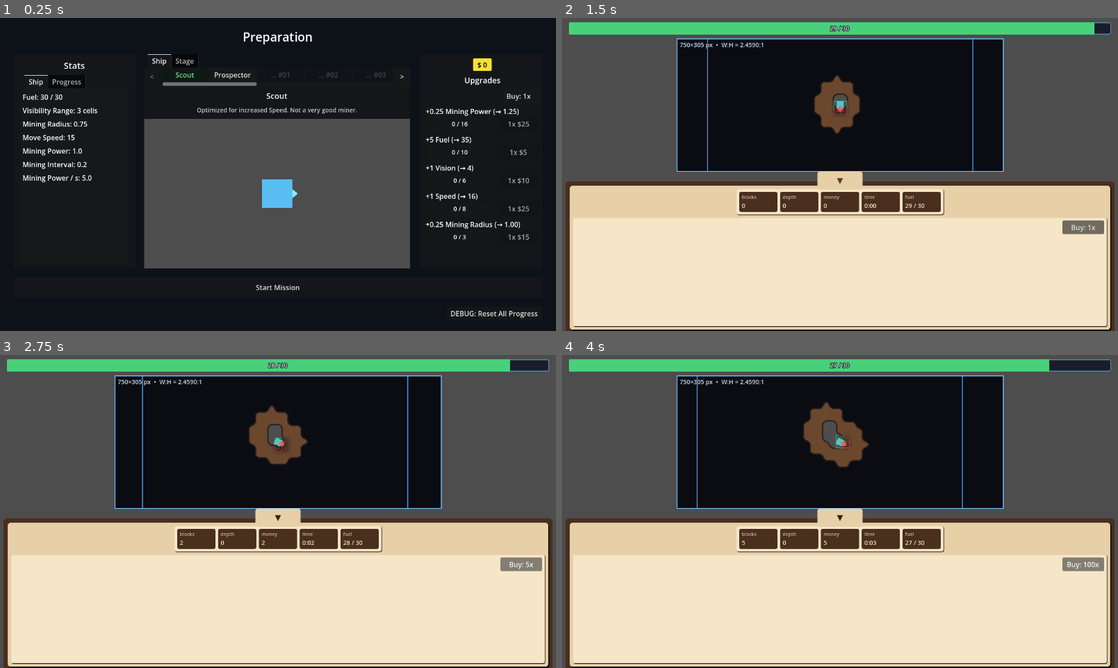
Above: before the commit, frames 1-4 (two rows, left to right).
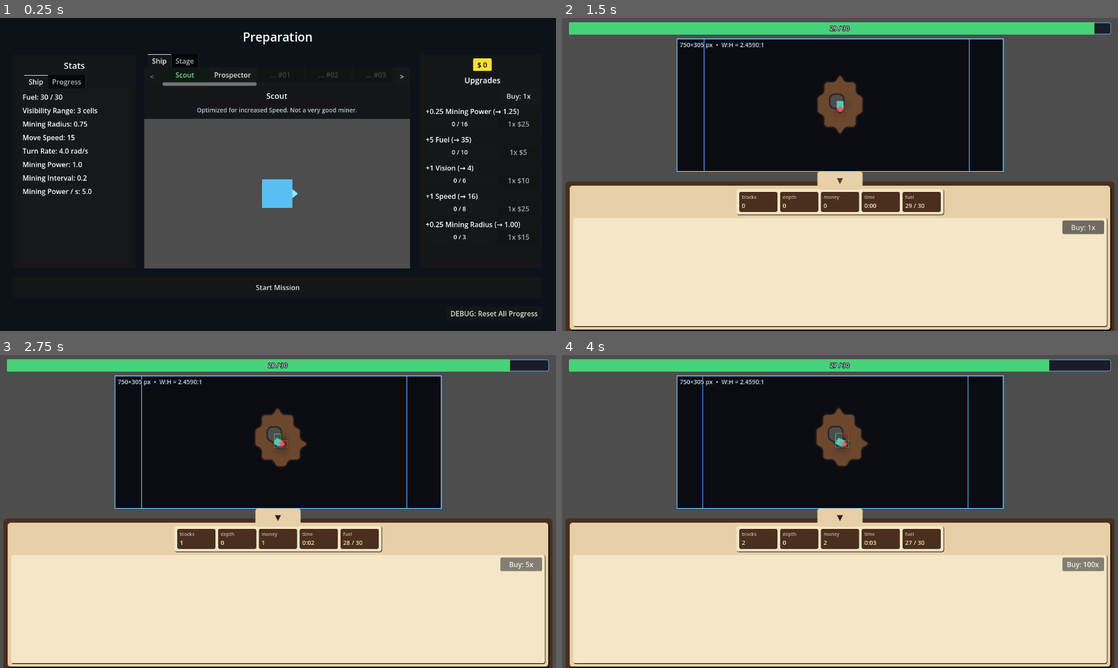
Above: after the commit, the same moments.

Repository: caboyd/blast_game
Game: Godot game, scene res://scenes/prep/Prep.tscn
The game is run twice, just before and just after one commit, with the same random seed, the same clock (stepped at 60 frames per second) and the same inputs.
Inputs:
- Up to frame 1 (0.25 s): no input
- Up to frame 2 (1.5 s): click "Start Mission" at 0.5 s; click "▲" at 1.25 s
- Up to frame 3 (2.75 s): click "Buy: 1x" at 2 s
- Up to frame 4 (4 s): click "Buy: 5x" at 2.75 s; click "Buy: 25x" at 3.5 s

The runs differ from the first frame. In frame 1, 0.4% of the frame differs, in the area x 4-17%, y 41-57%; in frame 2, 0.7%; in frame 3, 0.9%; in frame 4, 1.1%, in the area x 24-74%, y 6-61%.

Commit message:
Enhance ship mechanics and UI for improved gameplay experience
- Added turn rate properties to Prospector and Scout ships for better maneuverability.
- Introduced ShipChainLayout for managing ship follower mechanics in missions and previews.
- Updated UI components in the Prep scene to display turn rate alongside other ship stats.
- Refined ShipData and ShipUpgradeEffect scripts to incorporate turn rate in gameplay mechanics.
- Improved ship spawning logic in Planet1 to support new chain follower functionality.

Diff:
--- a/data/ships/prospector.tres
+++ b/data/ships/prospector.tres
@@ -42,6 +42,7 @@
 prep_sort_index = 1
 description = "Specialized for prospecting more value from blocks"
 unlock_requirement_text = "Max all Scout upgrades to unlock"
+turn_rate_rad_s = 3.0
 fuel_drain_per_second = 2.0
 ship_scene = ExtResource("4_sc")
 unlock_after_ship_all_upgrades_maxed = &"scout"
--- a/data/ships/scout.tres
+++ b/data/ships/scout.tres
@@ -77,5 +77,6 @@
 display_name = "Scout"
 description = "Optimized for increased Speed. Not a very good miner."
 move_speed_px_s = 15.0
+turn_rate_rad_s = 4.0
 ship_scene = ExtResource("4_scene")
 upgrades = Array[ExtResource("3_jr27e")]([SubResource("up_mp"), SubResource("up_ft"), SubResource("up_vis"), SubResource("up_sp"), SubResource("up_dr")])
--- a/project.godot
+++ b/project.godot
@@ -21,6 +21,7 @@
 [autoload]
 
 GameSession="*res://scripts/systems/GameSession.gd"
+ShipChainLayout="*res://scripts/systems/ShipChainLayout.gd"
 ShipDataRegistry="*res://scripts/systems/ShipDataRegistry.gd"
 UpgradeBus="*res://scripts/systems/UpgradeBus.gd"
 GameStatistics="*res://scripts/stats/GameStatistics.gd"
--- a/scenes/prep/Prep.tscn
+++ b/scenes/prep/Prep.tscn
@@ -130,6 +130,12 @@
 layout_mode = 2
 theme_override_font_sizes/font_size = 16
 text = "Move Speed: 8"
+autowrap_mode = 3
+
+[node name="TurnRateLabel" type="Label" parent="Margin/RootVBox/Row/PreviewCol/StatsPanel/StatsMargin/StatsOuter/StatsTabs/Ship/ShipVBox" unique_id=2100567050]
+layout_mode = 2
+theme_override_font_sizes/font_size = 16
+text = "Turn Rate: 9.0 rad/s"
 autowrap_mode = 3
 
 [node name="MiningPowerLabel" type="Label" parent="Margin/RootVBox/Row/PreviewCol/StatsPanel/StatsMargin/StatsOuter/StatsTabs/Ship/ShipVBox" unique_id=1560011577]
--- a/scripts/data/ShipData.gd
+++ b/scripts/data/ShipData.gd
@@ -9,6 +9,8 @@
 ## Prep line under description when locked. Shown verbatim; omit or leave empty → registry may infer from unlock chain.
 @export_multiline var unlock_requirement_text: String = ""
 @export var move_speed_px_s: float = 8.0
+## Max rotation speed toward cursor (radians per second).
+@export var turn_rate_rad_s: float = 9.0
 @export var vision_radius_cells: int = 3
 @export var mine_damage_per_tick: float = 1.0
 @export var mine_interval_s: float = 0.2
@@ -29,6 +31,8 @@
 			return float(vision_radius_cells)
 		"move_speed_px_s":
 			return move_speed_px_s
+		"turn_rate_rad_s":
+			return turn_rate_rad_s
 		"fuel_max":
 			return fuel_max_base
 		"drill_range_bonus_game_px":
--- a/scripts/data/ShipUpgradeEffect.gd
+++ b/scripts/data/ShipUpgradeEffect.gd
@@ -7,6 +7,7 @@
 	"mine_damage_per_tick",
 	"vision_radius_cells",
 	"move_speed_px_s",
+	"turn_rate_rad_s",
 	"fuel_max",
 	"drill_range_bonus_game_px",
 	"money_double_chance"
--- a/scripts/planets/Planet1.gd
+++ b/scripts/planets/Planet1.gd
@@ -1,4 +1,12 @@
 extends Control
+
+class _ShipChainFollowerTick extends Node:
+	var host: Node
+
+	func _physics_process(delta: float) -> void:
+		if host != null:
+			host.call(&"update_mission_ship_chain_followers", delta)
+
 
 ## Pixels at bottom of window reserved for `BottomHUD`; 2D gameplay only uses area above.
 const HUD_RESERVE_PX: int = 200
@@ -12,6 +20,21 @@
 @onready var _mining_world: MiningWorld = %MiningWorld
 @onready var _ship_spawn: Node2D = %ShipSpawn
 var _ship: Node2D
+var _ship_chain_followers: Array[ShipBase] = []
+## Older positions first; tail segments sample arc length backward from live head along this polyline.
+var _ship_chain_path: Array[Vector2] = []
+var _ship_chain_follow_tick: _ShipChainFollowerTick
+
+const _MISSION_SHIP_CHAIN_FOLLOW_LERP := 16.0
+const _MISSION_SHIP_CHAIN_PATH_MAX_POINTS := 4096
+const _MISSION_SHIP_CHAIN_PATH_MIN_DIST_SQ := 1.0
+const _MISSION_SHIP_CHAIN_PATH_TANGENT_DELTA_PX := 6.0
+## Max rotation speed (rad/s) for the first chained ship; each further link is multiplied by `_MISSION_SHIP_CHAIN_TURN_RATE_LINK_FACTOR`.
+const _MISSION_SHIP_CHAIN_TAIL_TURN_RATE_RAD_S := 5.5
+## Per chain index: turn_rate *= factor^index (e.g. 0.7 → each segment turns 70% as fast as the one in front).
+const _MISSION_SHIP_CHAIN_TURN_RATE_LINK_FACTOR := 0.68
+## Floor so the last segments still steer (set 0 to allow arbitrarily slow tails).
+const _MISSION_SHIP_CHAIN_TAIL_TURN_RATE_MIN_RAD_S := 0.35
 @onready var _viewport_info: Label = %ViewportInfo
 @onready var _game_camera: Camera2D = %GameCamera2D
 @onready var _subviewport_container: SubViewportContainer = $GameplayBlock/AspectRatioContainer/ViewportFrame/SubViewportContainer
@@ -33,6 +56,7 @@
 		# Hull origin at the middle of chunk (0,0) in grid/world space.
 		var spawn_world: Vector2 = MiningWorld.get_chunk_center_world(Vector2i.ZERO)
 		_ship.position = spawn_world
+		_layout_mission_ship_chain_followers_from_head()
 		_mining_world.stamp_dirt_chebyshev_from_world(spawn_world, 4)
 		_ship.carve_hull_terrain_on_spawn()
 	if _ship and not _ship.out_of_fuel.is_connected(_on_ship_out_of_fuel):
@@ -56,6 +80,8 @@
 func _spawn_mission_ship() -> void:
 	if _ship_spawn == null:
 		return
+	_ship_chain_followers.clear()
+	_ship_chain_path.clear()
 	for c in _ship_spawn.get_children():
 		c.queue_free()
 	_ship = null
@@ -71,8 +97,114 @@
 	if _ship == null or not _ship.has_method("carve_hull_terrain_on_spawn"):
 		push_error("Planet1: ship_scene root must extend ShipBase")
 		return
+	if _ship is Node:
+		_ship.process_physics_priority = 1
 	_ship.position = Vector2.ZERO
 	_ship_spawn.add_child(_ship)
+	var chain: Array[StringName] = ShipDataRegistry.get_mission_ship_chain_chain_ship_ids()
+	for i in range(1, chain.size()):
+		var sid: StringName = chain[i]
+		var sdata: Resource = ShipDataRegistry.get_ship_data(sid)
+		if sdata == null:
+			continue
+		var tps: Variant = sdata.get("ship_scene")
+		if tps == null or not (tps is PackedScene):
+			continue
+		var tail: ShipBase = (tps as PackedScene).instantiate() as ShipBase
+		if tail == null:
+			continue
+		tail.follower_visual_only = true
+		tail.scale = Vector2.ONE * ShipChainLayout.FOLLOWER_SCALE
+		_ship_spawn.add_child(tail)
+		_ship_chain_followers.append(tail)
+	_ship_chain_follow_tick = _ShipChainFollowerTick.new()
+	_ship_chain_follow_tick.name = "ShipChainFollowerTick"
+	_ship_chain_follow_tick.host = self
+	_ship_chain_follow_tick.process_physics_priority = 0
+	_ship_spawn.add_child(_ship_chain_follow_tick)
+
+
+func _layout_mission_ship_chain_followers_from_head() -> void:
+	if _ship == null:
+		return
+	_ship_chain_path.clear()
+	_ship_chain_path.append(_ship.global_position)
+	var prev: Node2D = _ship
+	for tail in _ship_chain_followers:
+		var back: Vector2 = -prev.global_transform.x.normalized()
+		tail.global_position = prev.global_position + back * ShipChainLayout.SEGMENT_SPACING_PX
+		tail.rotation = prev.rotation
+		prev = tail
+
+
+func _mission_ship_chain_record_head_sample() -> void:
+	if _ship == null:
+		return
+	var p: Vector2 = _ship.global_position
+	if _ship_chain_path.is_empty():
+		_ship_chain_path.append(p)
+		return
+	if p.distance_squared_to(_ship_chain_path[_ship_chain_path.size() - 1]) < _MISSION_SHIP_CHAIN_PATH_MIN_DIST_SQ:
+		return
+	_ship_chain_path.append(p)
+	while _ship_chain_path.size() > _MISSION_SHIP_CHAIN_PATH_MAX_POINTS:
+		_ship_chain_path.pop_front()
+
+
+func _mission_ship_chain_point_at_distance_back_from_tip(dist: float) -> Vector2:
+	if _ship == null:
+		return Vector2.ZERO
+	var tip: Vector2 = _ship.global_position
+	if dist <= 0.0:
+		return tip
+	var remaining: float = dist
+	var prev: Vector2 = tip
+	var idx: int = _ship_chain_path.size() - 1
+	while idx >= 0:
+		var cur: Vector2 = _ship_chain_path[idx]
+		var seg_len: float = prev.distance_to(cur)
+		if seg_len < 1e-5:
+			prev = cur
+			idx -= 1
+			continue
+		if remaining <= seg_len:
+			return prev.lerp(cur, remaining / seg_len)
+		remaining -= seg_len
+		prev = cur
+		idx -= 1
+	return prev
+
+
+func _mission_ship_chain_path_tangent_toward_head(dist_along_path: float) -> Vector2:
+	var p_here: Vector2 = _mission_ship_chain_point_at_distance_back_from_tip(dist_along_path)
+	var p_closer: Vector2 = _mission_ship_chain_point_at_distance_back_from_tip(
+		maxf(dist_along_path - _MISSION_SHIP_CHAIN_PATH_TANGENT_DELTA_PX, 0.0)
+	)
+	return p_closer - p_here
+
+
+func update_mission_ship_chain_followers(delta: float) -> void:
+	if _ship == null or _ship_chain_followers.is_empty():
+		return
+	_mission_ship_chain_record_head_sample()
+	var t: float = clampf(_MISSION_SHIP_CHAIN_FOLLOW_LERP * delta, 0.0, 1.0)
+	var chain_i: int = 0
+	for tail in _ship_chain_followers:
+		var dist_along: float = ShipChainLayout.SEGMENT_SPACING_PX * float(chain_i + 1)
+		var target_pos: Vector2 = _mission_ship_chain_point_at_distance_back_from_tip(dist_along)
+		tail.global_position = tail.global_position.lerp(target_pos, t)
+		var tang: Vector2 = _mission_ship_chain_path_tangent_toward_head(dist_along)
+		if tang.length_squared() <= 0.25:
+			tang = target_pos - tail.global_position
+		if tang.length_squared() > 0.25:
+			var target_rot: float = tang.angle()
+			var turn_cap: float = (
+				_MISSION_SHIP_CHAIN_TAIL_TURN_RATE_RAD_S
+				* pow(_MISSION_SHIP_CHAIN_TURN_RATE_LINK_FACTOR, float(chain_i))
+			)
+			turn_cap = maxf(turn_cap, _MISSION_SHIP_CHAIN_TAIL_TURN_RATE_MIN_RAD_S)
+			tail.rotation = rotate_toward(tail.rotation, target_rot, turn_cap * delta)
+		chain_i += 1
 
 
 func _on_ship_out_of_fuel() -> void:
--- a/scripts/prep/Prep.gd
+++ b/scripts/prep/Prep.gd
@@ -19,6 +19,7 @@
 @onready var _visibility_range_label: Label = $"Margin/RootVBox/Row/PreviewCol/StatsPanel/StatsMargin/StatsOuter/StatsTabs/Ship/ShipVBox/VisibilityRangeLabel"
 @onready var _mining_radius_label: Label = $"Margin/RootVBox/Row/PreviewCol/StatsPanel/StatsMargin/StatsOuter/StatsTabs/Ship/ShipVBox/MiningRadiusLabel"
 @onready var _move_speed_label: Label = $"Margin/RootVBox/Row/PreviewCol/StatsPanel/StatsMargin/StatsOuter/StatsTabs/Ship/ShipVBox/MoveSpeedLabel"
+@onready var _turn_rate_label: Label = $"Margin/RootVBox/Row/PreviewCol/StatsPanel/StatsMargin/StatsOuter/StatsTabs/Ship/ShipVBox/TurnRateLabel"
 @onready var _mining_power_label: Label = $"Margin/RootVBox/Row/PreviewCol/StatsPanel/StatsMargin/StatsOuter/StatsTabs/Ship/ShipVBox/MiningPowerLabel"
 @onready var _mining_interval_label: Label = $"Margin/RootVBox/Row/PreviewCol/StatsPanel/StatsMargin/StatsOuter/StatsTabs/Ship/ShipVBox/MiningIntervalLabel"
 @onready var _mining_power_per_sec_label: Label = $"Margin/RootVBox/Row/PreviewCol/StatsPanel/StatsMargin/StatsOuter/StatsTabs/Ship/ShipVBox/MiningPowerPerSecLabel"
@@ -111,20 +112,65 @@
 		_world.remove_child(c)
 		c.free()
 	_preview_ship = null
-	var sd: Resource = ShipDataRegistry.get_active()
-	if sd == null:
-		return
-	var ps: Variant = sd.get("ship_scene")
-	if ps == null or not (ps is PackedScene):
+	var chain: Array[StringName] = ShipDataRegistry.get_mission_ship_chain_chain_ship_ids()
+	if chain.is_empty():
+		return
+	var head_sd: Resource = ShipDataRegistry.get_ship_data(chain[0])
+	if head_sd == null:
+		return
+	var head_ps: Variant = head_sd.get("ship_scene")
+	if head_ps == null or not (head_ps is PackedScene):
 		push_error("Prep: active ShipData missing ship_scene")
 		return
-	_preview_ship = (ps as PackedScene).instantiate() as Node2D
+	_preview_ship = (head_ps as PackedScene).instantiate() as Node2D
 	if _preview_ship == null or not _preview_ship.has_method("get_effective_mine_damage_per_tick"):
 		push_error("Prep: ship_scene must extend ShipBase")
+		if _preview_ship != null:
+			_preview_ship.queue_free()
+		_preview_ship = null
 		return
 	_world.add_child(_preview_ship)
+	_preview_ship.scale = _PREVIEW_SCALE
 	_preview_ship.position = _PREVIEW_POS
-	_preview_ship.scale = _PREVIEW_SCALE
+	_preview_ship.rotation = 0.0
+	for i in range(1, chain.size()):
+		var sid: StringName = chain[i]
+		var sd: Resource = ShipDataRegistry.get_ship_data(sid)
+		if sd == null:
+			continue
+		var ps: Variant = sd.get("ship_scene")
+		if ps == null or not (ps is PackedScene):
+			continue
+		var node: Node2D = (ps as PackedScene).instantiate() as Node2D
+		if node == null or not node.has_method("get_effective_mine_damage_per_tick"):
+			if node != null:
+				node.queue_free()
+			continue
+		if node is ShipBase:
+			(node as ShipBase).follower_visual_only = true
+		node.scale = Vector2.ONE * _PREVIEW_SCALE * ShipChainLayout.FOLLOWER_SCALE
+		_world.add_child(node)
+	_layout_preview_ship_chain()
+
+
+func _layout_preview_ship_chain() -> void:
+	if _world == null or _preview_ship == null:
+		return
+	var ch := _world.get_children()
+	if ch.size() < 2:
+		return
+	var prev_nd: Node2D = ch[0] as Node2D
+	if prev_nd == null:
+		return
+	var step: float = ShipChainLayout.SEGMENT_SPACING_PX * _PREVIEW_SCALE.x
+	for j in range(1, ch.size()):
+		var tail_nd: Node2D = ch[j] as Node2D
+		if tail_nd == null:
+			continue
+		var back: Vector2 = -prev_nd.global_transform.x.normalized()
+		tail_nd.global_position = prev_nd.global_position + back * step
+		tail_nd.rotation = prev_nd.rotation
+		prev_nd = tail_nd
 
 
 func _on_ship_tab_changed(tab: int) -> void:
@@ -155,6 +201,8 @@
 
 func _on_upgrade_purchased(_id: StringName, _new_level: int) -> void:
 	_refresh_all()
+	# Unlock chain can grow (e.g. new ship); refresh ship chain without requiring re-select.
+	_rebuild_preview_ship()
 
 
 func _on_shop_purchase(upgrade_id: StringName) -> void:
@@ -339,6 +387,8 @@
 		_mining_radius_label.text = "Mining Radius: %.2f" % r_rel
 	if _move_speed_label:
 		_move_speed_label.text = "Move Speed: %d" % int(roundf(ship_preview.get_effective_move_speed_px_s()))
+	if _turn_rate_label:
+		_turn_rate_label.text = "Turn Rate: %.1f rad/s" % ship_preview.get_effective_turn_rate_rad_s()
 	if _mining_power_label:
 		_mining_power_label.text = "Mining Power: %.1f" % ship_preview.get_effective_mine_damage_per_tick()
 	if _mining_interval_label:
@@ -530,7 +580,7 @@
 	match String(st):
 		"mine_damage_per_tick", "drill_range_bonus_game_px":
 			return 2
-		"money_double_chance":
+		"money_double_chance", "turn_rate_rad_s":
 			return 1
 		_:
 			return 0
--- a/scripts/ships/ShipBase.gd
+++ b/scripts/ships/ShipBase.gd
@@ -10,6 +10,7 @@
 var _drill_shape: CollisionShape2D
 
 @export var move_speed_px_s: float = 8.0
+@export var turn_rate_rad_s: float = 9.0
 @export var vision_radius_cells: int = 3
 @export var mine_damage_per_tick: float = 1.0
 @export var mine_interval_s: float = 0.2
@@ -19,8 +20,11 @@
 @export var hull_debug_blocked_pad_px: float = 0.15
 
 var grid: MiningWorld
+## Cosmetic mission ship chain segments: no mining, fuel drain, movement, vision, or debug overlay.
+var follower_visual_only: bool = false
 var _base_mine_damage_per_tick: float = 1.0
 var _base_move_speed_px_s: float = 8.0
+var _base_turn_rate_rad_s: float = 9.0
 var _base_vision_radius_cells: int = 3
 var _fuel_out_emitted: bool = false
 var _mine_accum_time: float = 0.0
@@ -29,18 +33,23 @@
 
 
 func _ready() -> void:
+	if follower_visual_only:
+		_ready_follower_visual_only()
+		return
 	var sd: Resource = ShipDataRegistry.get_active()
 	if sd == null:
 		push_error("ShipDataRegistry.get_active() returned null")
 		assert(false)
 		return
 	move_speed_px_s = float(sd.get("move_speed_px_s"))
+	turn_rate_rad_s = float(sd.get("turn_rate_rad_s"))
 	vision_radius_cells = int(sd.get("vision_radius_cells"))
 	mine_damage_per_tick = float(sd.get("mine_damage_per_tick"))
 	mine_interval_s = float(sd.get("mine_interval_s"))
 	fuel_drain_per_second = float(sd.get("fuel_drain_per_second"))
 	_base_mine_damage_per_tick = mine_damage_per_tick
 	_base_move_speed_px_s = move_speed_px_s
+	_base_turn_rate_rad_s = turn_rate_rad_s
 	_base_vision_radius_cells = vision_radius_cells
 	_hull_shape = _find_hull_collider()
 	_drill_shape = _find_drill_collider()
@@ -61,6 +70,20 @@
 	_debug_layer.add_to_group(&"mining_ship")
 
 
+func _ready_follower_visual_only() -> void:
+	set_physics_process(false)
+	_hull_shape = _find_hull_collider()
+	_drill_shape = _find_drill_collider()
+	if _hull_shape:
+		hull_radius_px = _circle_max_world_radius(_hull_shape, 8.0)
+	else:
+		push_warning("ShipBase: follower has no hull CollisionShape2D; using hull_radius_px=%s" % hull_radius_px)
+	if _drill_shape:
+		mine_radius_px = _circle_max_world_radius(_drill_shape, 2.0)
+	else:
+		push_warning("ShipBase: follower has no drill CollisionShape2D; using mine_radius_px=%s" % mine_radius_px)
+
+
 func get_effective_mine_damage_per_tick() -> float:
 	return ShipDataRegistry.apply_effects_for_stat(&"mine_damage_per_tick", _base_mine_damage_per_tick)
 
@@ -76,6 +99,13 @@
 	return ShipDataRegistry.apply_effects_for_stat(&"move_speed_px_s", _base_move_speed_px_s)
 
 
+func get_effective_turn_rate_rad_s() -> float:
+	return maxf(
+		0.0,
+		ShipDataRegistry.apply_effects_for_stat(&"turn_rate_rad_s", _base_turn_rate_rad_s)
+	)
+
+
 func carve_hull_terrain_on_spawn() -> void:
 	if grid == null:
 		return
@@ -88,9 +118,11 @@
 	var mouse := get_global_mouse_position()
 	var dir := mouse - global_position
 	if dir.length_squared() > 0.0001:
-		rotation = dir.angle()
-		var step := dir.normalized() * get_effective_move_speed_px_s() * delta
-		_move_with_collision(step)
+		var target_rot: float = dir.angle()
+		var max_turn: float = get_effective_turn_rate_rad_s() * delta
+		rotation = rotate_toward(rotation, target_rot, max_turn)
+	var step := transform.x.normalized() * get_effective_move_speed_px_s() * delta
+	_move_with_collision(step)
 
 	_tick_mining(delta)
 
--- /dev/null
+++ b/scripts/systems/ShipChainLayout.gd
@@ -0,0 +1,6 @@
+extends Node
+
+## Shared chain spacing and follower scale for mission (`Planet1`) and Prep preview.
+
+const SEGMENT_SPACING_PX := 11.0
+const FOLLOWER_SCALE := 0.8
--- a/scripts/systems/ShipDataRegistry.gd
+++ b/scripts/systems/ShipDataRegistry.gd
@@ -87,6 +87,19 @@
 	return _ship_ids_sorted.duplicate()
 
 
+## Selected ship first, then other unlocked ships in prep order. Used by Prep preview and mission ship chain tails.
+func get_mission_ship_chain_chain_ship_ids() -> Array[StringName]:
+	var selected: StringName = GameSession.selected_ship_id
+	var out: Array[StringName] = [selected]
+	for sid in _ship_ids_sorted:
+		if sid == selected:
+			continue
+		if not is_ship_unlocked(sid):
+			continue
+		out.append(sid)
+	return out
+
+
 ## Every upgrade id defined on any ship (for save persistence and UpgradeBus).
 func get_all_upgrade_ids() -> Array[StringName]:
 	var id_set: Dictionary = {}
--- a/scripts/world/MiningWorld.gd
+++ b/scripts/world/MiningWorld.gd
@@ -49,6 +49,11 @@
 	Vector2i(-1, -1), Vector2i(0, -1), Vector2i(1, -1),
 	Vector2i(-1, 0), Vector2i(1, 0),
 	Vector2i(-1, 1), Vector2i(0, 1), Vector2i(1, 1),
+]
+
+## 4-way connectivity for stone “glob” flood (matches filled splats without corner-only bridges).
+const _STONE_BLOB_DIRS: Array[Vector2i] = [
+	Vector2i(0, -1), Vector2i(1, 0), Vector2i(0, 1), Vector2i(-1, 0),
 ]
 
 var _chunks: Dictionary = {} # Vector2i -> { cells, hp, revealed PackedByteArray }
@@ -168,28 +173,66 @@
 		if rng.randf() >= gold_density:
 			continue
 		var t: int = int(cells[idx_cell])
-		var lx: int = idx_cell % CHUNK_SIZE
-		var ly: int = int(floor(float(idx_cell) / float(CHUNK_SIZE)))
 		if t == TYPE_DIRT:
 			cells[idx_cell] = TYPE_GOLD
 			hp[idx_cell] = gold_hp
 		elif t == TYPE_STONE:
-			cells[idx_cell] = TYPE_GOLD
-			hp[idx_cell] = gold_hp
-			var interior: bool = lx >= 1 and lx < CHUNK_SIZE - 1 and ly >= 1 and ly < CHUNK_SIZE - 1
-			if interior:
-				var entrance_i: int = rng.randi_range(0, _VEIN_NEIGHBOR_DIRS.size() - 1)
-				for ni in _VEIN_NEIGHBOR_DIRS.size():
-					var dir: Vector2i = _VEIN_NEIGHBOR_DIRS[ni]
-					var nx: int = lx + dir.x
-					var ny: int = ly + dir.y
+			# Replace the entire connected stone splat with gold; one-cell stone shell and one dirt entrance.
+			var inside: Array[int] = []
+			var seen_stone: PackedByteArray = PackedByteArray()
+			seen_stone.resize(n)
+			var stack: Array[int] = [idx_cell]
+			seen_stone[idx_cell] = 1
+			while not stack.is_empty():
+				var cur: int = stack.pop_back()
+				inside.append(cur)
+				var cx: int = cur % CHUNK_SIZE
+				@warning_ignore("integer_division")
+				var cy: int = cur / CHUNK_SIZE
+				for dir in _STONE_BLOB_DIRS:
+					var nx: int = cx + dir.x
+					var ny: int = cy + dir.y
+					if nx < 0 or nx >= CHUNK_SIZE or ny < 0 or ny >= CHUNK_SIZE:
+						continue
 					var nidx: int = ny * CHUNK_SIZE + nx
-					if ni == entrance_i:
-						cells[nidx] = TYPE_DIRT
-						hp[nidx] = dirt_hp
+					if seen_stone[nidx] != 0:
+						continue
+					if int(cells[nidx]) != TYPE_STONE:
+						continue
+					seen_stone[nidx] = 1
+					stack.append(nidx)
+			var inside_set: Dictionary = {}
+			for id_i in inside:
+				inside_set[id_i] = true
+			for id_i in inside:
+				cells[id_i] = TYPE_GOLD
+				hp[id_i] = gold_hp
+			var halo: Array[int] = []
+			var halo_seen: Dictionary = {}
+			for id_i in inside:
+				var ix: int = id_i % CHUNK_SIZE
+				@warning_ignore("integer_division")
+				var iy: int = id_i / CHUNK_SIZE
+				for dir in _VEIN_NEIGHBOR_DIRS:
+					var hx: int = ix + dir.x
+					var hy: int = iy + dir.y
+					if hx < 0 or hx >= CHUNK_SIZE or hy < 0 or hy >= CHUNK_SIZE:
+						continue
+					var hidx: int = hy * CHUNK_SIZE + hx
+					if inside_set.has(hidx) or halo_seen.has(hidx):
+						continue
+					halo_seen[hidx] = true
+					halo.append(hidx)
+			if not halo.is_empty():
+				var entrance_h: int = rng.randi_range(0, halo.size() - 1)
+				for hi in halo.size():
+					var hid: int = halo[hi]
+					if hi == entrance_h:
+						cells[hid] = TYPE_DIRT
+						hp[hid] = dirt_hp
 					else:
-						cells[nidx] = TYPE_STONE
-						hp[nidx] = stone_hp
+						cells[hid] = TYPE_STONE
+						hp[hid] = stone_hp
 
 	# One 2×2 fuel pickup per chunk (any tile destroyed removes the whole cluster).
 	# Skip spawn chunk so the starting area has no fuel cell.
Not shown, added: scripts/systems/ShipChainLayout.gd.uid
